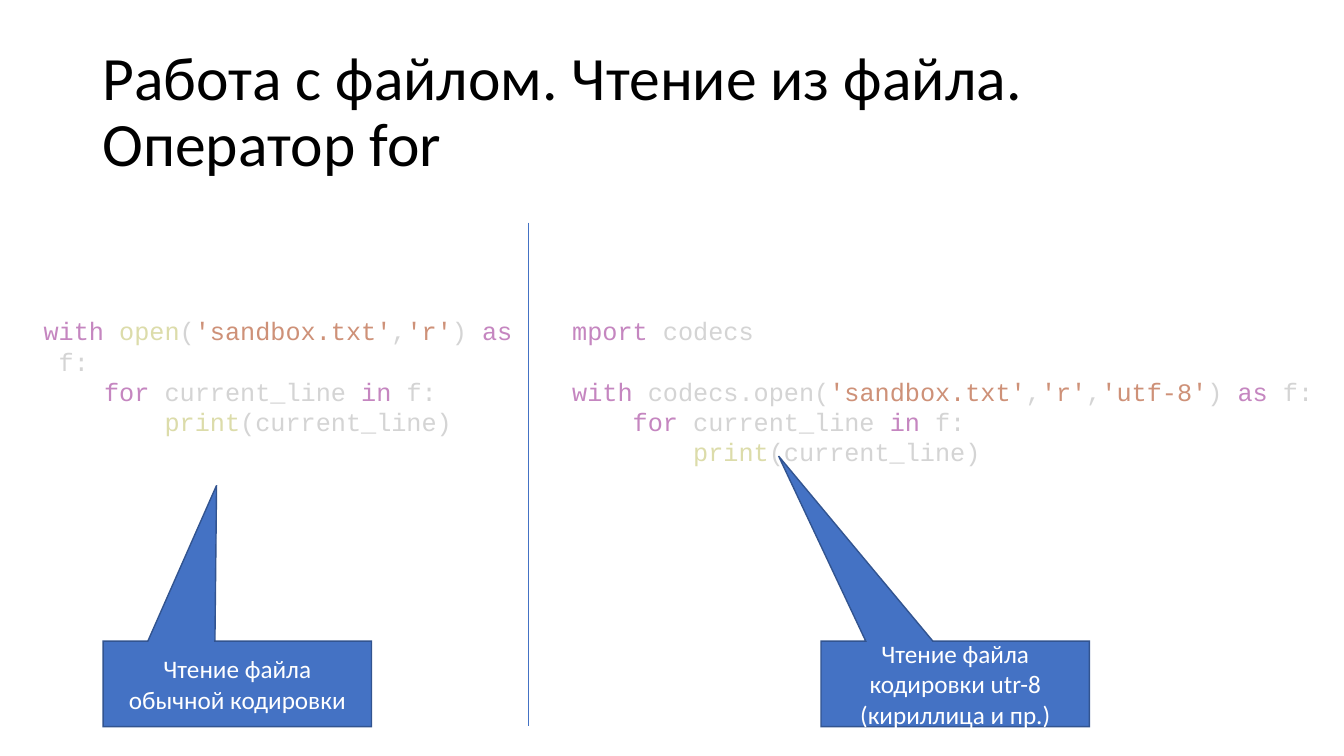
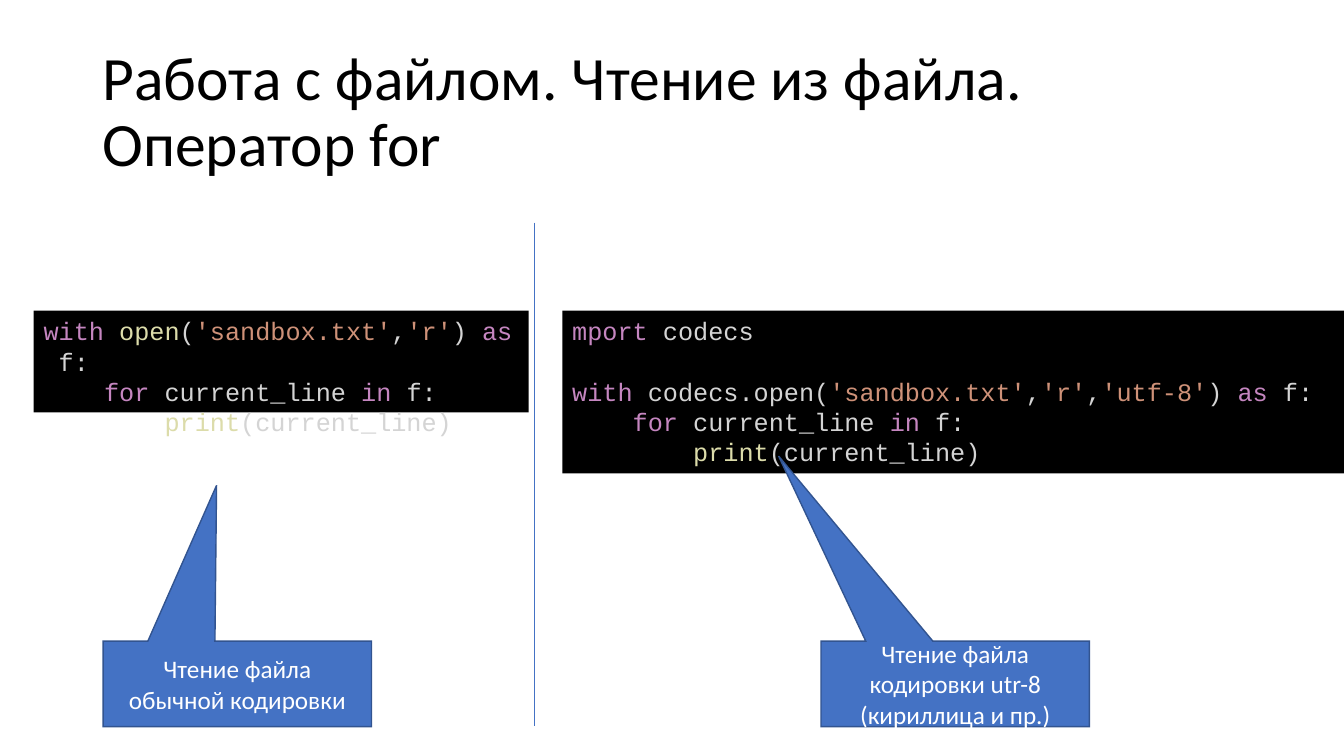
Before and after one commit to paveltsytovich/telegram-course, a slide deck: slide 93 of Presentation/Разработка ботов для телеграмм на Python.pptx. Drawn at 1344x756 pixels with LibreOffice and Linux fonts; fonts in the diff are those of the drawing. Boxes give left, top, right and bottom in pixels: in the first picture for what was removed or moved away, otherwise in the second. Text is boxed around its words. In the diff, an @@ line names an element or a change of style, - is before the commit and + after.

```diff
--- a/Presentation/Разработка ботов для телеграмм на Python.pptx
+++ b/Presentation/Разработка ботов для телеграмм на Python.pptx
@@ line moved from (528, 223) - (528, 726) to (534, 223) - (534, 726) @@
@@ rectangle "with open('sandbox.txt','r') as f:": place and size @@
-rectangle "with open('sandbox.txt','r') as f:" at (44,322,512,436)
+rectangle "with open('sandbox.txt','r') as f:" at (33,311,528,412)
@@ rectangle "with open('sandbox.txt','r') as f:" at (33,311,528,412): fill none to #000000 @@
@@ rectangle "mport codecs": place and size @@
-rectangle "mport codecs" at (572,322,1313,470)
+rectangle "mport codecs" at (563,311,1344,474)
@@ rectangle "mport codecs" at (563,311,1344,474): fill none to #000000 @@
```
Also in this commit, not shown: 23 other slides changed.
